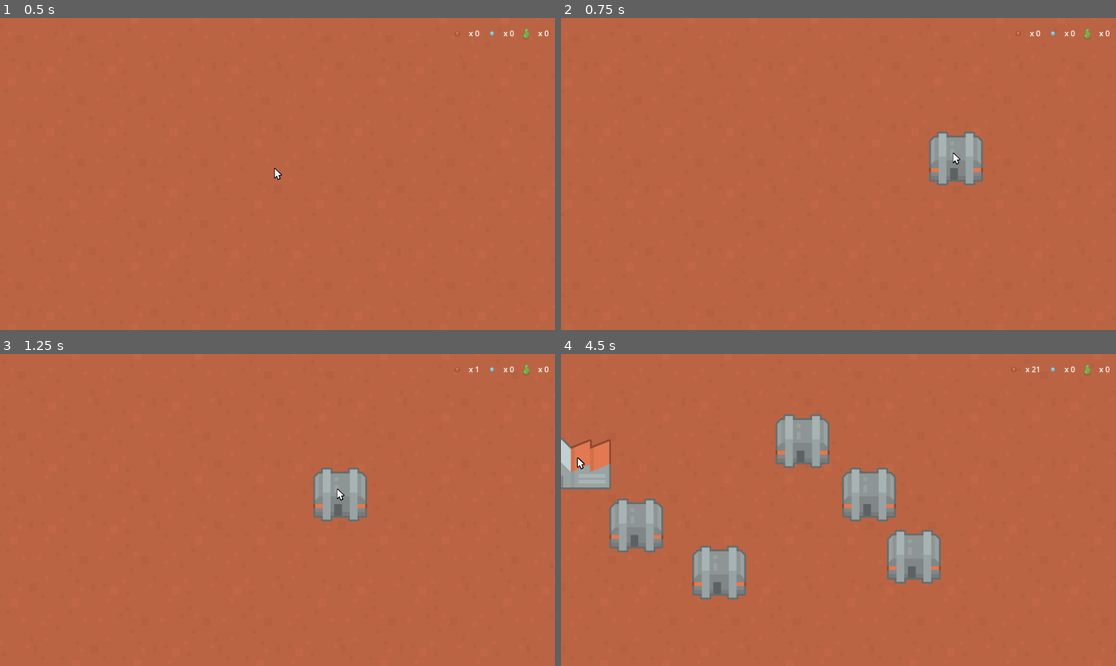
Above: before the commit, frames 1-4 (two rows, left to right).
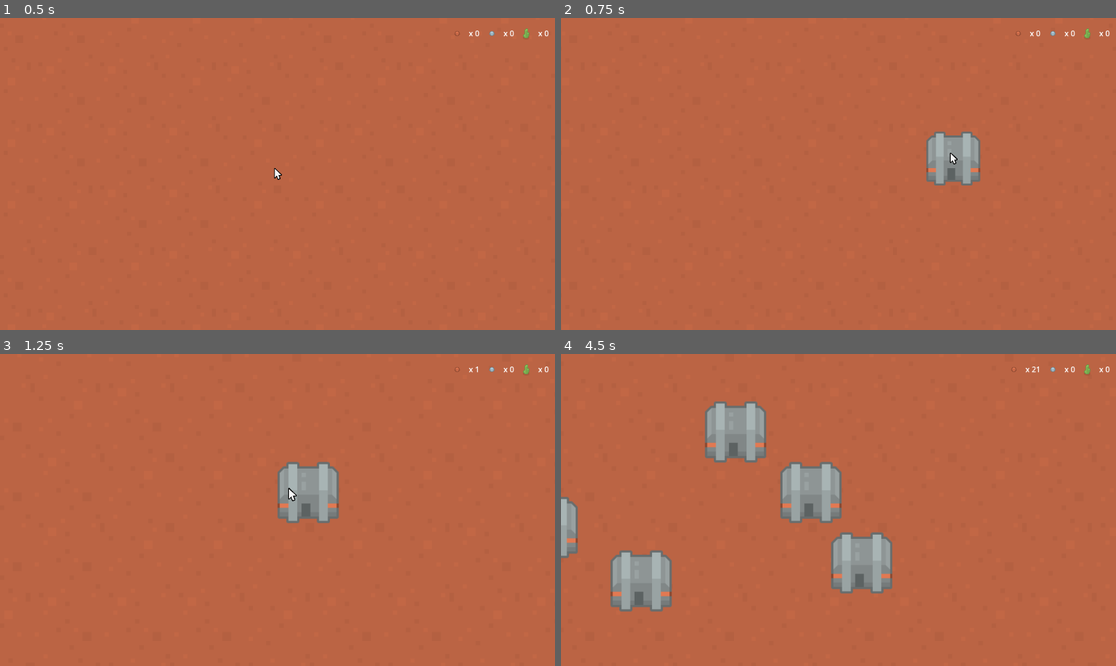
Above: after the commit, the same moments.

Repository: AlekseiRamirov/BuilderDefender2D
Game: Godot game, scene res://BuilderDefender2D/Scenes/main_scene.tscn
Same seed, same stepped clock (60 frames per second), same inputs: the game is played once before the commit and once after it.
Inputs (mouse positions are in pixels of both pictures, inside the frame that each line leads up to):
- Up to frame 1 (0.5 s): no input
- Up to frame 2 (0.75 s): tap Enter (ui_accept) at 0.5 s; move the mouse to (960, 158) at 0.52 s; hold D (Right) from 0.53 s (still down); hold Mouse wheel down (Wheel Down, bound only after the commit) from 0.53 s (still down); click (960, 158) at 0.67 s
- Up to frame 3 (1.25 s): keep holding D (Right); keep holding Mouse wheel down (Wheel Down, bound only after the commit); tap Enter (ui_accept) at 0.77 s; tap Mouse wheel up (Wheel Up, bound only after the commit) at 0.8 s
- Up to frame 4 (4.5 s): move the mouse to (727, 525) at 1.27 s; release D (Right) at 1.28 s; release Mouse wheel down (Wheel Down, bound only after the commit) at 1.28 s; hold S (Down) 1.28-2.03 s; tap Mouse wheel up (Wheel Up, bound only after the commit) at 1.35, 2.3, 2.85 s; click (727, 525) at 1.42 s; tap Enter (ui_accept) at 1.52, 3.02, 3.77 s; tap Mouse wheel down (Wheel Down, bound only after the commit) at 1.55, 3.05 s; move the mouse to (894, 441) at 2.02 s; hold D (Right) 2.03-2.78 s; hold Mouse wheel down (Wheel Down, bound only after the commit) 2.03-2.78 s; click (894, 441) at 2.17 s; move the mouse to (810, 572) at 2.77 s; hold W (Up) 2.78-3.53 s; click (810, 572) at 2.92 s; move the mouse to (1005, 556) at 3.52 s; hold Mouse wheel up (Wheel Up, bound only after the commit) 3.53-4.28 s; hold A (Left) from 3.53 s (still down); tap 1 at 3.6 s; click (1005, 556) at 3.67 s; move the mouse to (672, 463) at 4.27 s; tap 2 at 4.35 s; click (672, 463) at 4.42 s

Frame 1 is identical in both runs. In frame 2, 0.6% of the frame differs, in the area x 65-77%, y 36-54%; in frame 3, 2.4%; in frame 4, 17%, in the area x 0-69%, y 15-83%.

Commit message:
Camera zoom added

Diff:
--- a/BuilderDefender2D/Scenes/main_scene.tscn
+++ b/BuilderDefender2D/Scenes/main_scene.tscn
@@ -55,10 +55,13 @@
 cameraManager = NodePath("../CameraManager")
 mouseSelector = NodePath("../MouseSelector")
 
-[node name="CameraManager" type="Node" parent="." node_paths=PackedStringArray("camera", "followObject")]
+[node name="CameraManager" type="Node" parent="." node_paths=PackedStringArray("camera", "phantomCamera", "followObject")]
 script = ExtResource("7_ochf1")
 camera = NodePath("../Camera2D")
+phantomCamera = NodePath("../PhantomCamera2D")
 followObject = NodePath("../FollowObjectCam")
+speed_movement = 400.0
+multiplier_zoom = 8.0
 
 [node name="UI" type="CanvasLayer" parent="."]
 
--- a/BuilderDefender2D/Scripts/camera_manager.gd
+++ b/BuilderDefender2D/Scripts/camera_manager.gd
@@ -1,14 +1,19 @@
 class_name CameraManager extends Node
 
+@export_subgroup("Settings references")
 @export var camera: Camera2D
+@export var phantomCamera: PhantomCamera2D
 @export var followObject: Node2D
+
+@export_subgroup("Settings camera")
 @export var speed_movement: float = 250.0
+@export var multiplier_zoom: float = 1.0
 
+var camera_zoom: Vector2 = Vector2.ONE
 
 # Called when the node enters the scene tree for the first time.
 func _ready() -> void:
-	pass # Replace with function body.
-
+	pass
 
 # Called every frame. 'delta' is the elapsed time since the previous frame.
 func _process(delta: float) -> void:
@@ -18,3 +23,9 @@
 func move_object_to_follow(in_pos: Vector2, in_delta: float) -> void:
 	in_pos.normalized()
 	followObject.global_position = in_pos * speed_movement * in_delta
+
+func zoom_camera(in_zoom: Vector2, in_delta) -> void:
+	camera_zoom = phantomCamera.get_zoom()
+	var calculated_zoom: Vector2 = camera_zoom + (in_zoom * multiplier_zoom * in_delta)
+	var clamped_zoom: Vector2 = clamp(calculated_zoom, Vector2(0.7, 0.7), Vector2(2.0, 2.0))
+	phantomCamera.set_zoom(clamped_zoom)
--- a/BuilderDefender2D/Scripts/input_manager.gd
+++ b/BuilderDefender2D/Scripts/input_manager.gd
@@ -1,11 +1,4 @@
 class_name InputManager extends Node
-
-enum ACTIONS {
-	Up,
-	Down,
-	Right,
-	Left
-}
 
 @export var buildingManager: BuildingManager
 @export var cameraManager: CameraManager
@@ -13,6 +6,7 @@
 
 var mouse_pos: Vector2 = Vector2.ZERO
 var move_dir: Vector2 = Vector2.ZERO
+var zoom_dir: Vector2 = Vector2.ONE
 
 # Called when the node enters the scene tree for the first time.
 func _ready():
@@ -23,7 +17,9 @@
 	mouse_pos = cameraManager.camera.get_local_mouse_position()
 	mouseSelector.global_position = mouse_pos
 
+
 func _physics_process(delta: float) -> void:
+	# Zone to move camera with the invisible object
 	if Input.is_action_pressed("Down"):
 		move_dir.y += 1
 	if Input.is_action_pressed("Up"):
@@ -33,6 +29,14 @@
 	if Input.is_action_pressed("Left"):
 		move_dir.x -= 1
 	cameraManager.move_object_to_follow(move_dir, delta)
+
+	# Zone to zoom the camera
+	if Input.is_action_just_released("Wheel Up"):
+		print("Wheel up?")
+		cameraManager.zoom_camera(zoom_dir, delta)
+	if Input.is_action_just_released("Wheel Down"):
+		print("Wheel down?")
+		cameraManager.zoom_camera(-zoom_dir, delta)
 
 
 func _input(event):
@@ -46,3 +50,14 @@
 			buildingManager.SelectBuildingTypeToSpawn(2)
 		if event.keycode == KEY_3 && event.pressed:
 			buildingManager.SelectBuildingTypeToSpawn(3)
+
+	#if event.is_action_pressed("Wheel Up"):
+		#print("Wheel up?")
+		#zoom_dir.x += 1
+		#zoom_dir.y += 1
+		#cameraManager.zoom_camera(zoom_dir)
+	#if event.is_action_pressed("Wheel Down"):
+		#print("Wheel down?")
+		#zoom_dir.x -= 1
+		#zoom_dir.y -= 1
+		#cameraManager.zoom_camera(zoom_dir)
--- a/project.godot
+++ b/project.godot
@@ -50,3 +50,13 @@
 , Object(InputEventKey,"resource_local_to_scene":false,"resource_name":"","device":-1,"window_id":0,"alt_pressed":false …(186 unchanged characters)…
 ]
 }
+"Wheel Down"={
+"deadzone": 0.5,
+"events": [Object(InputEventMouseButton,"resource_local_to_scene":false,"resource_name":"","device":-1,"window_id":0,"alt_pressed":false,"shift_pressed":false,"ctrl_pressed":false,"meta_pressed":false,"button_mask":0,"position":Vector2(0, 0),"global_position":Vector2(0, 0),"factor":1.0,"button_index":5,"canceled":false,"pressed":false,"double_click":false,"script":null)
+]
+}
+"Wheel Up"={
+"deadzone": 0.5,
+"events": [Object(InputEventMouseButton,"resource_local_to_scene":false,"resource_name":"","device":-1,"window_id":0,"alt_pressed":false,"shift_pressed":false,"ctrl_pressed":false,"meta_pressed":false,"button_mask":0,"position":Vector2(0, 0),"global_position":Vector2(0, 0),"factor":1.0,"button_index":4,"canceled":false,"pressed":false,"double_click":false,"script":null)
+]
+}
